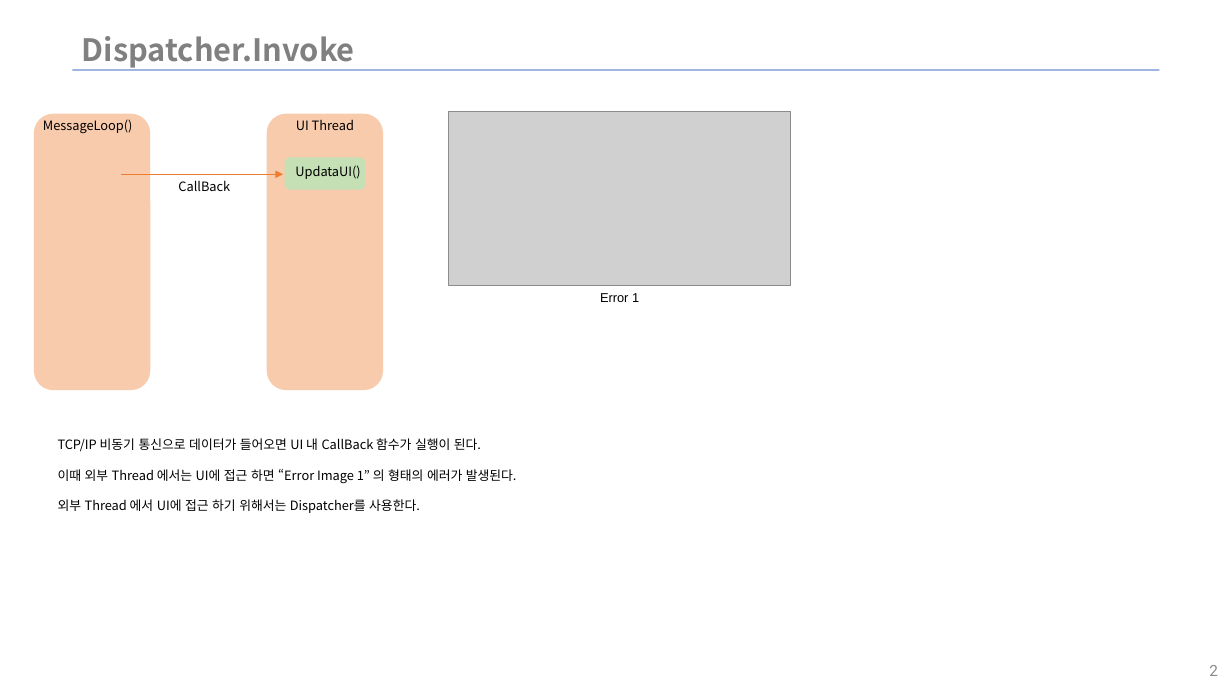
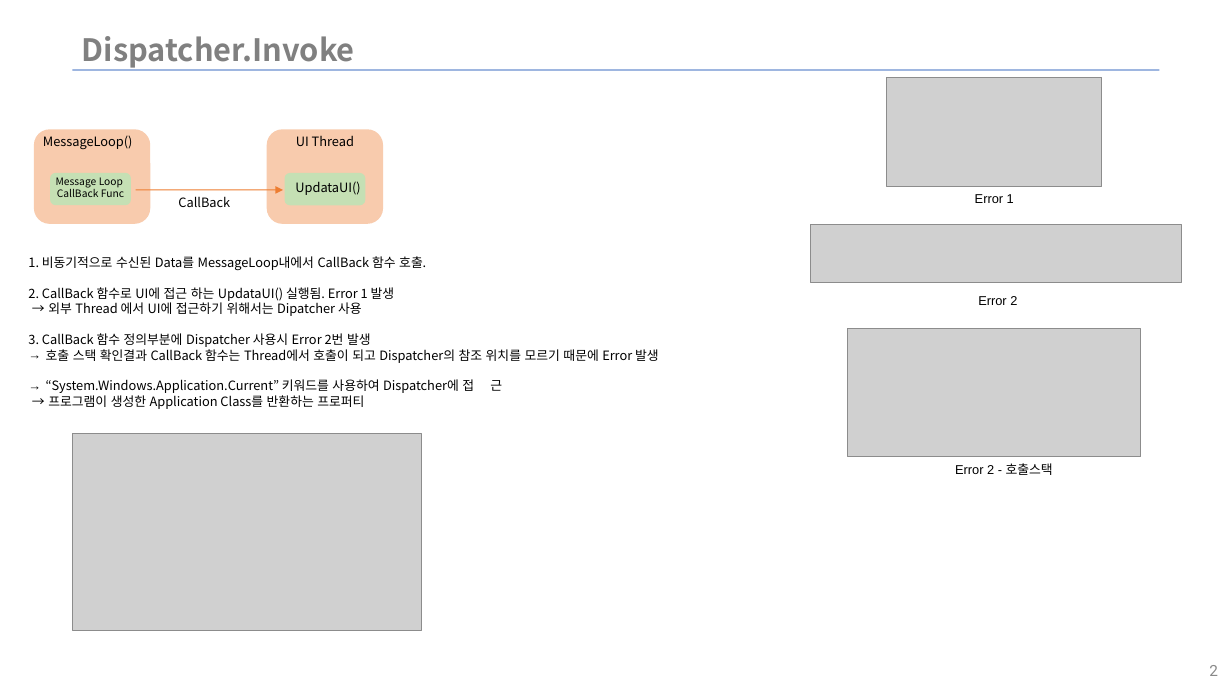
Before and after one commit to WinWooPark/ImageViewer_wpf, a slide deck: slide 2 of Csharp_자료.pptx. Drawn at 1232x693 pixels with LibreOffice and Linux fonts; fonts in the diff are those of the drawing; grey boxes stand for pictures; background and template pictures are left out. Boxes give left, top, right and bottom in pixels: in the first picture for what was removed or moved away, otherwise in the second. Text is boxed around its words. In the diff, an @@ line names an element or a change of style, - is before the commit and + after.

```diff
--- a/Csharp_자료.pptx
+++ b/Csharp_자료.pptx
@@ picture: place and size @@
-picture at (449, 112, 791, 286)
+picture at (887, 78, 1103, 187)
@@ rounded rectangle: place and size @@
-rounded rectangle at (34, 114, 151, 390)
+rounded rectangle at (34, 129, 151, 224)
@@ rounded rectangle: place and size @@
-rounded rectangle at (267, 114, 384, 390)
+rounded rectangle at (267, 129, 384, 224)
@@ rounded rectangle added at (50, 173, 130, 205), fill #C5E0B4 @@
@@ text added at (56, 177, 124, 197), 8 pt, text #000000 @@
+Message Loop
+CallBack Func
@@ 4 texts, 1 rounded rectangle: place and size @@
-4 texts, 1 rounded rectangle at (43, 119, 365, 191)
+4 texts, 1 rounded rectangle at (43, 135, 365, 207)
@@ arrow moved from (121, 175) - (283, 175) to (136, 189) - (283, 190) @@
@@ text "Error 1": place and size @@
-text "Error 1" at (600, 293, 639, 302)
+text "Error 1" at (975, 194, 1014, 203)
@@ picture added at (811, 225, 1182, 283) @@
@@ text at (28, 256, 659, 409): text changed @@
-TCP/IP 비동기 통신으로 데이터가 들어오면 UI 내 CallBack 함수가 실행이 된다.
-이때 외부 Thread 에서는 UI에 접근 하면 “Error Image 1” 의 형태의 에러가 발생된다.
-외부 Thread 에서 UI에 접근 하기 위해서는 Dispatcher를 사용한다.
+1. 비동기적으로 수신된 Data를 MessageLoop내에서 CallBack 함수 호출.
+2. CallBack 함수로 UI에 접근 하는 UpdataUI() 실행됨. Error 1 발생
+→ 외부 Thread 에서 UI에 접근하기 위해서는 Dipatcher 사용
+3. CallBack 함수 정의부분에 Dispatcher 사용시 Error 2번 발생
+→ 호출 스택 확인결과 CallBack 함수는 Thread에서 호출이 되고 Dispatcher의 참조 위치를 모르기 때문에 Error 발생
+→ “System.Windows.Application.Current” 키워드를 사용하여 Dispatcher에 접 근
+→ 프로그램이 생성한 Application Class를 반환하는 프로퍼티
@@ text added at (978, 296, 1017, 305), 10 pt, text #000000 @@
+Error 2
@@ picture added at (848, 329, 1141, 457) @@
@@ picture added at (72, 433, 421, 630) @@
@@ text added at (955, 463, 1053, 475), 10 pt, text #000000 @@
+Error 2 - 호출스택
```
Also in this commit, not shown: 1 slide removed, 10 other files.
